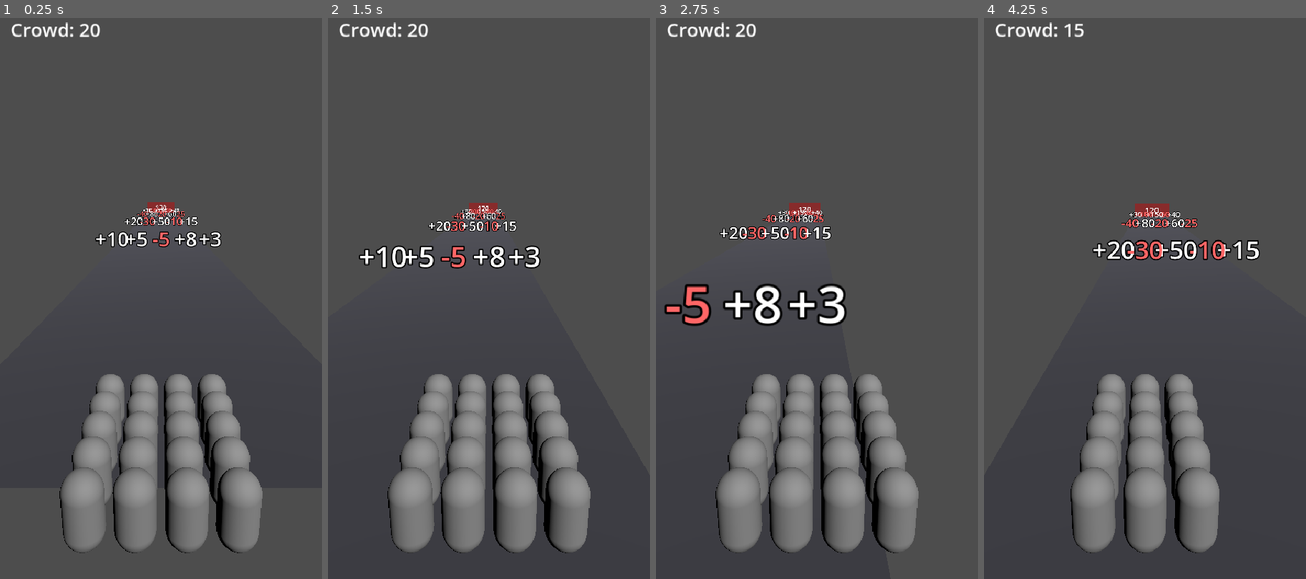
Above: before the commit, frames 1-4 (left to right).
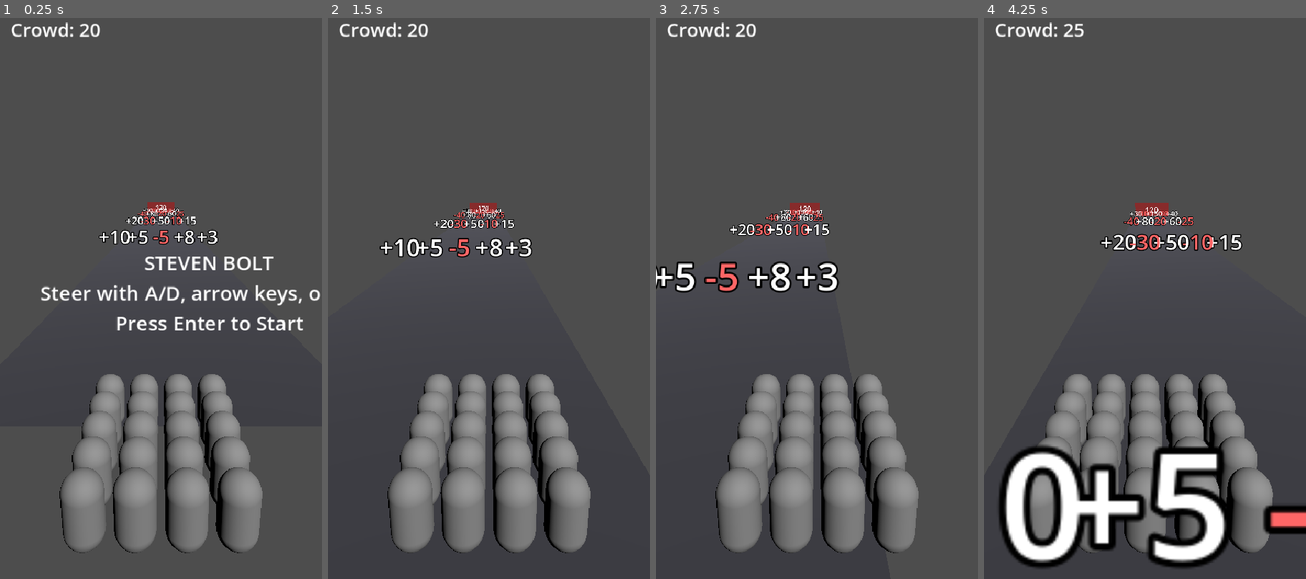
Above: after the commit, the same moments.

Repository: hobsojam/steven-bolt
Game: Godot game, scene res://scenes/main.tscn
Two runs of this game, one before a commit and one after it. Both use one fixed random seed, a clock stepped at 60 frames per second and the inputs below.
Inputs (mouse positions are in pixels of both pictures, inside the frame that each line leads up to):
- Up to frame 1 (0.25 s): no input
- Up to frame 2 (1.5 s): tap Enter (ui_accept) at 0.5, 0.6, 0.77, 1.07 s; move the mouse to (559, 264) at 0.52 s; hold Right (lane_right) 0.53-1.25 s; click (559, 264) at 0.67 s; drag from (424, 320) to (472, 405) at 1.27 s
- Up to frame 3 (2.75 s): move the mouse to (849, 163) at 2.02 s; hold Right (lane_right) from 2.03 s (still down); tap Enter (ui_accept) at 2.1 s
- Up to frame 4 (4.25 s): release Right (lane_right) at 2.75 s; drag from (1128, 405) to (1048, 208) at 2.77 s; move the mouse to (1241, 377) at 3.52 s; hold Left (lane_left) from 3.53 s (still down); tap Enter (ui_accept) at 3.6, 3.77, 4.07 s

The runs differ from the first frame. In frame 1, 3.1% of the frame differs, in the area x 12-100%, y 33-56%; in frame 2, 2.2%; in frame 3, 4.4%; in frame 4, 18%, in the area x 4-100%, y 1-99%.

Commit message:
Add a start screen; the run now waits for input before moving
run_controller gains a START state ahead of RUNNING: distance/elapsed
time don't advance and the run doesn't begin until the player presses
Enter, matching the existing game-over/finished restart-on-Enter
pattern rather than auto-starting on scene load. The HUD shows a
start overlay (title + control hint) while in that state.

This completes the MVP's three UI states (start, game-over, finished)
called for in the plan's polish pass. Visual read (do the placeholder
capsules/signs/wall actually look right on screen) still needs a real
in-editor playtest - headless checks can't verify that.

Diff:
--- a/scenes/main.tscn
+++ b/scenes/main.tscn
@@ -77,3 +77,19 @@
 text = "GAME OVER
 Press Enter to Restart"
 visible = false
+
+[node name="StartLabel" type="Label" parent="Hud"]
+anchor_left = 0.5
+anchor_top = 0.5
+anchor_right = 0.5
+anchor_bottom = 0.5
+offset_left = -180.0
+offset_top = -70.0
+offset_right = 180.0
+offset_bottom = 70.0
+theme_override_font_sizes/font_size = 30
+horizontal_alignment = 1
+vertical_alignment = 1
+text = "STEVEN BOLT
+Steer with A/D, arrow keys, or drag
+Press Enter to Start"
--- a/scripts/game_hud.gd
+++ b/scripts/game_hud.gd
@@ -4,10 +4,12 @@
 @onready var _run = get_node("..")
 @onready var _crowd_label: Label = $CrowdCountLabel
 @onready var _end_run_label: Label = $EndRunLabel
+@onready var _start_label: Label = $StartLabel
 
 
 func _process(_delta: float) -> void:
 	_crowd_label.text = "Crowd: %d" % _crowd.crowd_count
+	_start_label.visible = _run.is_start()
 	if _run.is_game_over():
 		_end_run_label.text = "GAME OVER\nPress Enter to Restart"
 		_end_run_label.visible = true
--- a/scripts/run_controller.gd
+++ b/scripts/run_controller.gd
@@ -1,6 +1,6 @@
 extends Node3D
 
-enum RunState { RUNNING, GAME_OVER, FINISHED }
+enum RunState { START, RUNNING, GAME_OVER, FINISHED }
 
 const RunRules := preload("res://scripts/run_rules.gd")
 const LevelOneDefinition := preload("res://scripts/level_one_definition.gd")
@@ -9,7 +9,7 @@
 
 var distance_traveled: float = 0.0
 var _elapsed_time: float = 0.0
-var _state: int = RunState.RUNNING
+var _state: int = RunState.START
 var _level_entries: Array[Dictionary] = []
 var _next_entry_index: int = 0
 
@@ -22,6 +22,10 @@
 
 
 func _process(delta: float) -> void:
+	if _state == RunState.START:
+		if Input.is_action_just_pressed("ui_accept"):
+			_state = RunState.RUNNING
+		return
 	if _state != RunState.RUNNING:
 		if Input.is_action_just_pressed("ui_accept"):
 			get_tree().reload_current_scene()
@@ -32,6 +36,10 @@
 	_resolve_pending_entries()
 	if _state == RunState.RUNNING and distance_traveled >= LevelOneDefinition.length():
 		_state = RunState.FINISHED
+
+
+func is_start() -> bool:
+	return _state == RunState.START
 
 
 func is_game_over() -> bool:
